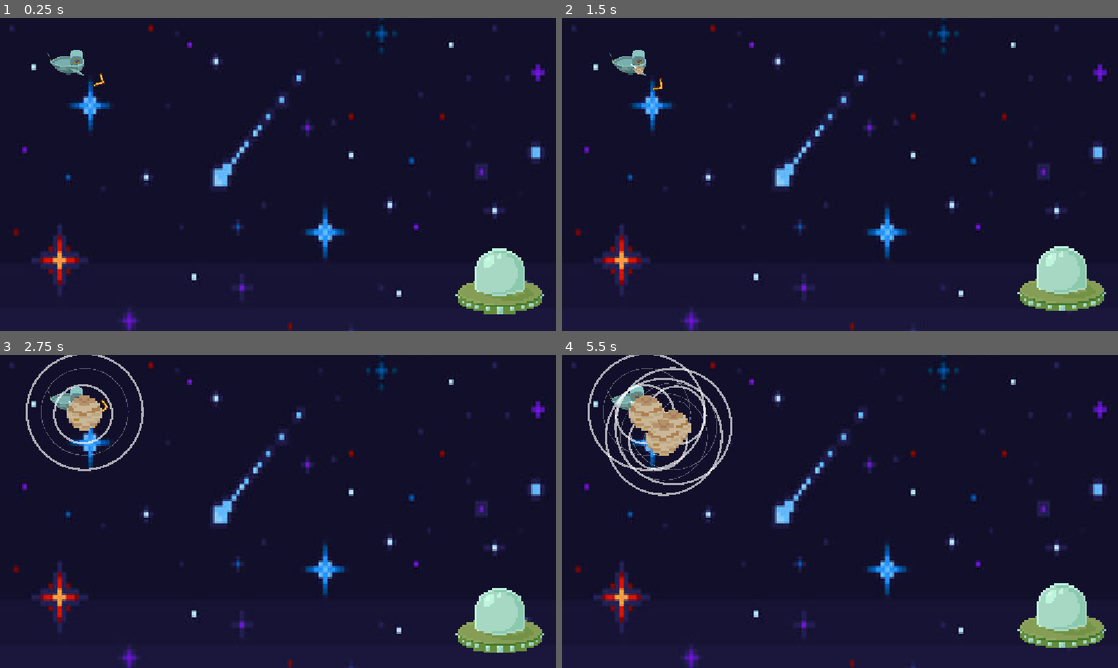
Above: before the commit, frames 1-4 (two rows, left to right).
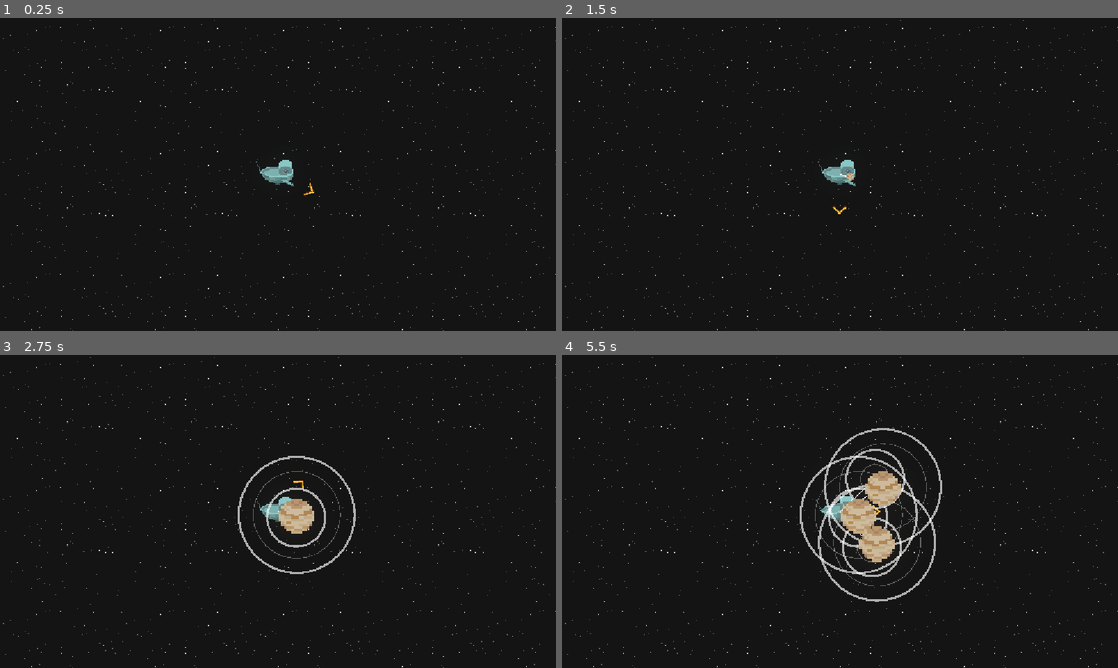
Above: after the commit, the same moments.

Repository: DudeNamedDarcy/CosmicJam2026
Game: Godot game, scene res://Scenes/game_scene.tscn
The game is run twice, just before and just after one commit, with the same random seed, the same clock (stepped at 60 frames per second) and the same inputs.
Inputs (mouse positions are in pixels of both pictures, inside the frame that each line leads up to):
- Up to frame 1 (0.25 s): no input
- Up to frame 2 (1.5 s): move the mouse to (962, 158) at 0.52 s; press the mouse at (962, 158) at 0.53 s; hold Right (ComboRight) 0.53-1.25 s; release the mouse at (962, 158) at 1.25 s; drag from (728, 190) to (1062, 284) at 1.27 s
- Up to frame 3 (2.75 s): move the mouse to (333, 442) at 2.02 s; press the mouse at (333, 442) at 2.03 s; hold Right (ComboRight) from 2.03 s (still down)
- Up to frame 4 (5.5 s): release Right (ComboRight) at 2.75 s; release the mouse at (895, 442) at 2.75 s; drag from (812, 574) to (645, 414) at 2.77 s; move the mouse to (1006, 558) at 3.52 s; press the mouse at (1006, 558) at 3.53 s; hold Left (ComboLeft) 3.53-4.25 s; release the mouse at (1006, 558) at 4.25 s; drag from (673, 464) to (1062, 621) at 4.27 s; move the mouse to (867, 511) at 5.02 s; press the mouse at (867, 511) at 5.03 s; hold Down (ComboDown) from 5.03 s (still down)

The runs differ from the first frame. In frame 1, 30% of the frame differs, in the area x 0-100%, y 0-100%; in frame 2, 30%; in frame 3, 32%; in frame 4, 35%.

Commit message:
Added Parallax

Diff:
--- a/Scenes/game_scene.tscn
+++ b/Scenes/game_scene.tscn
@@ -6,6 +6,7 @@
 [ext_resource type="PackedScene" uid="uid://d3oxvy0grl375" path="res://Scenes/Fish/red_dwarf_herring.tscn" id="4_2fmhe"]
 [ext_resource type="PackedScene" uid="uid://bvboagsrhp2c7" path="res://glorp/glorp_starship.tscn" id="6_2fmhe"]
 [ext_resource type="Script" uid="uid://c4evtl6kbwuw2" path="res://Scenes/fish_spawner.gd" id="6_rgj8m"]
+[ext_resource type="Texture2D" uid="uid://ck5uv4d76r727" path="res://Assets/Final/Parallax/stars.png" id="7_2fmhe"]
 
 [sub_resource type="WorldBoundaryShape2D" id="WorldBoundaryShape2D_g4v7s"]
 normal = Vector2(0, 1)
@@ -17,9 +18,23 @@
 
 [sub_resource type="WorldBoundaryShape2D" id="WorldBoundaryShape2D_6h5vk"]
 
+[sub_resource type="Environment" id="Environment_gem73"]
+background_mode = 3
+glow_enabled = true
+glow_hdr_threshold = 0.0
+
+[sub_resource type="AtlasTexture" id="AtlasTexture_2fmhe"]
+atlas = ExtResource("7_2fmhe")
+region = Rect2(256, 0, 128, 128)
+
+[sub_resource type="AtlasTexture" id="AtlasTexture_gem73"]
+atlas = ExtResource("7_2fmhe")
+region = Rect2(128, 0, 128, 128)
+
 [node name="GameScene" type="Node2D" unique_id=459147446]
 
 [node name="Background" type="Sprite2D" parent="." unique_id=1596285265]
+visible = false
 texture_filter = 1
 texture_repeat = 2
 position = Vector2(596, 361)
@@ -40,6 +55,7 @@
 offset_top = -3.0
 offset_right = 25.0
 offset_bottom = 697.0
+metadata/_edit_use_anchors_ = true
 
 [node name="PlayerBounds" type="StaticBody2D" parent="." unique_id=955427512]
 
@@ -80,4 +96,40 @@
 [node name="GlorpStarship" parent="." unique_id=1172553172 instance=ExtResource("6_2fmhe")]
 position = Vector2(689, 369)
 
+[node name="WorldEnvironment" type="WorldEnvironment" parent="." unique_id=937637144]
+environment = SubResource("Environment_gem73")
+
+[node name="ParallaxBackground" type="ParallaxBackground" parent="." unique_id=50502159]
+scroll_base_offset = Vector2(20, 20)
+scroll_ignore_camera_zoom = true
+
+[node name="Parallax2D" type="Parallax2D" parent="ParallaxBackground" unique_id=1608117694]
+scroll_scale = Vector2(2, 2)
+repeat_size = Vector2(256, 256)
+repeat_times = 20
+
+[node name="Sprite2D" type="Sprite2D" parent="ParallaxBackground/Parallax2D" unique_id=1468262979]
+scale = Vector2(2, 2)
+texture = SubResource("AtlasTexture_2fmhe")
+
+[node name="Parallax2D2" type="Parallax2D" parent="ParallaxBackground" unique_id=398456648]
+scroll_scale = Vector2(2.5, 2.5)
+repeat_size = Vector2(256, 256)
+repeat_times = 20
+
+[node name="Sprite2D" type="Sprite2D" parent="ParallaxBackground/Parallax2D2" unique_id=865953587]
+scale = Vector2(2, 2)
+texture = SubResource("AtlasTexture_gem73")
+
+[node name="ColorRect" type="ColorRect" parent="ParallaxBackground" unique_id=47073576]
+z_index = -500
+z_as_relative = false
+offset_left = -133.0
+offset_top = -90.99997
+offset_right = -80.0889
+offset_bottom = -36.71998
+scale = Vector2(27.631252, 16.451735)
+color = Color(0.09112144, 0.09112146, 0.09112144, 1)
+metadata/_edit_use_anchors_ = true
+
 [connection signal="timeout" from="Fish Spawner/Spawn Timer" to="Fish Spawner" method="_on_spawn_timer_timeout"]
--- a/Scenes/player_controller.tscn
+++ b/Scenes/player_controller.tscn
@@ -256,6 +256,7 @@
 
 [node name="FollowCamera" type="Camera2D" parent="." unique_id=813711711]
 zoom = Vector2(1.5, 1.5)
+limit_enabled = false
 limit_left = 0
 limit_top = 0
 limit_right = 1100
Binary file added: Assets/Final/Parallax/stars.png
Not shown, added: Assets/Final/Parallax/stars.png.import
